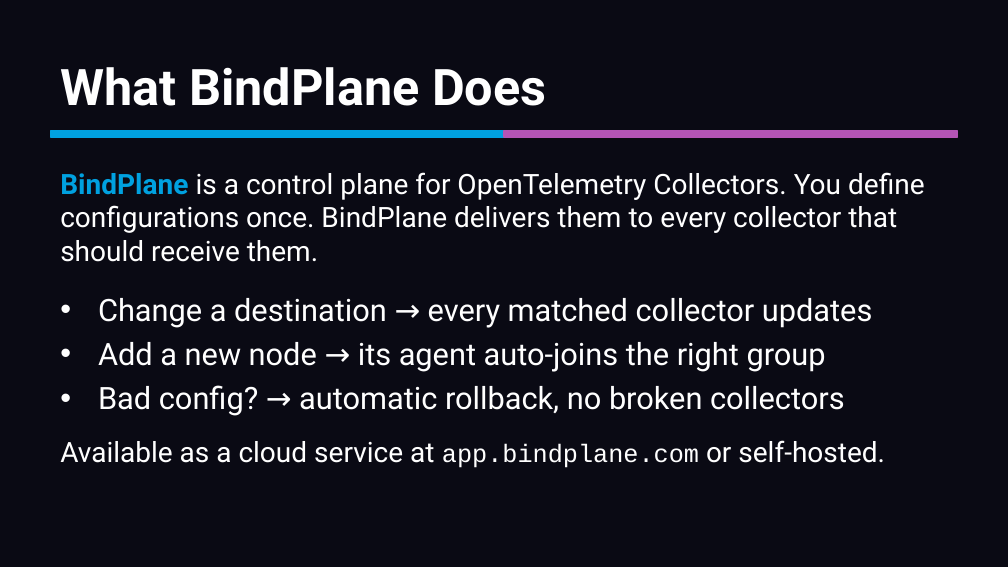
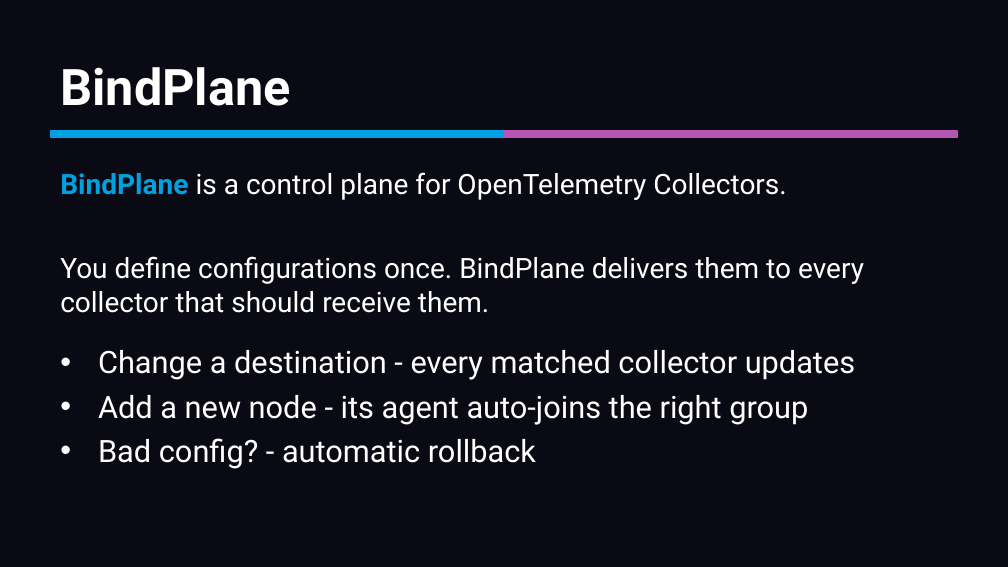
Before and after one commit to mreider/astroshop-bindplane-labs, a slide deck: slide 7 of docs/bindplane-primer/bindplane-primer.pptx. Drawn at 1008x567 pixels with LibreOffice and Linux fonts; fonts in the diff are those of the drawing. Boxes give left, top, right and bottom in pixels: in the first picture for what was removed or moved away, otherwise in the second. Text is boxed around its words. In the diff, an @@ line names an element or a change of style, - is before the commit and + after.

```diff
--- a/docs/bindplane-primer/bindplane-primer.pptx
+++ b/docs/bindplane-primer/bindplane-primer.pptx
@@ text at box(60, 67, 290, 106): text changed @@
-What BindPlane Does
+BindPlane
@@ text at box(60, 172, 787, 200): text changed @@
-BindPlane is a control plane for OpenTelemetry Collectors. You define configurations once. BindPlane delivers them to every collector that should receive them.
+BindPlane is a control plane for OpenTelemetry Collectors.
@@ text added at box(60, 256, 864, 313), 20 pt, text #FFFFFF @@
+You define configurations once. BindPlane delivers them to every collector that should receive them.
@@ text at box(98, 350, 855, 469): text changed @@
-• Change a destination → every matched collector updates
-• Add a new node → its agent auto-joins the right group
-• Bad config? → automatic rollback, no broken collectors
+• Change a destination - every matched collector updates
+• Add a new node - its agent auto-joins the right group
+• Bad config? - automatic rollback
@@ text removed at box(60, 440, 885, 468) @@
-Available as a cloud service at app.bindplane.com or self-hosted.
```
Also in this commit, not shown: 27 other slides changed, 27 slides added, 13 slides removed, 1 other file.
